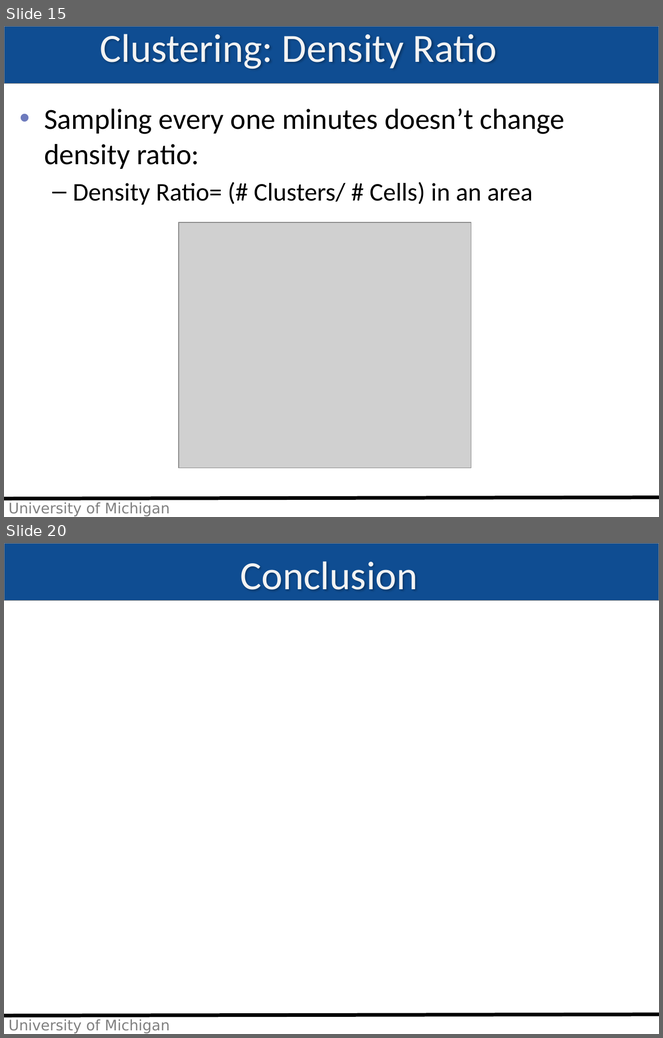
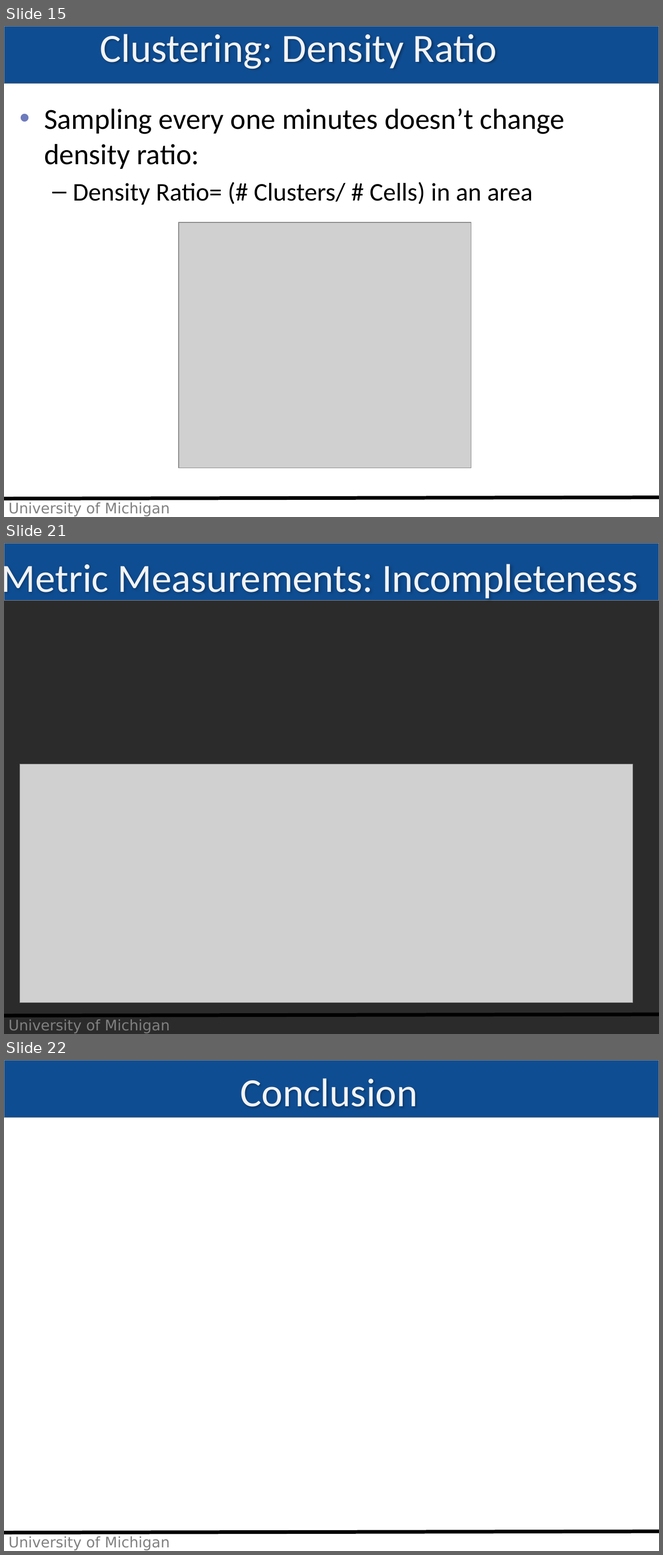
Before and after one commit to imehrdad2012/EECS589, a slide deck: Presentation/moradi_class19.pptx. Shown one above the other, each under a label of ours: slides 15 and 20 before the commit, slides 15, 21 and 22 after it; the slides between them are not shown. The pictures are 663x1038 and 663x1555 pixels, drawn with LibreOffice and Linux fonts; fonts in the diff are those of the drawing; grey boxes stand for pictures; background and template pictures are left out; a plain dark background stands for a picture behind light text. Boxes give left, top, right and bottom in pixels: in the first picture for what was removed or moved away, otherwise in the second. Text is boxed around its words. In the diff, an @@ line names an element or a change of style, - is before the commit and + after.

```diff
--- a/Presentation/moradi_class19.pptx
+++ b/Presentation/moradi_class19.pptx
@@ slide 21 added at (4,543,659,1034), background picture (left out); not listed: 3 template elements that a slide beside it also shows @@
@@ title added at (4,559,638,602), 44 pt, text #F3F3F3 @@
+Metric Measurements: Incompleteness
@@ picture added at (20,765,633,1003) @@
@@ what was slide 20 is now slide 22 @@
```
Also in this commit, not shown: 9 slides changed, 4 other slides added, 3 slides removed.
